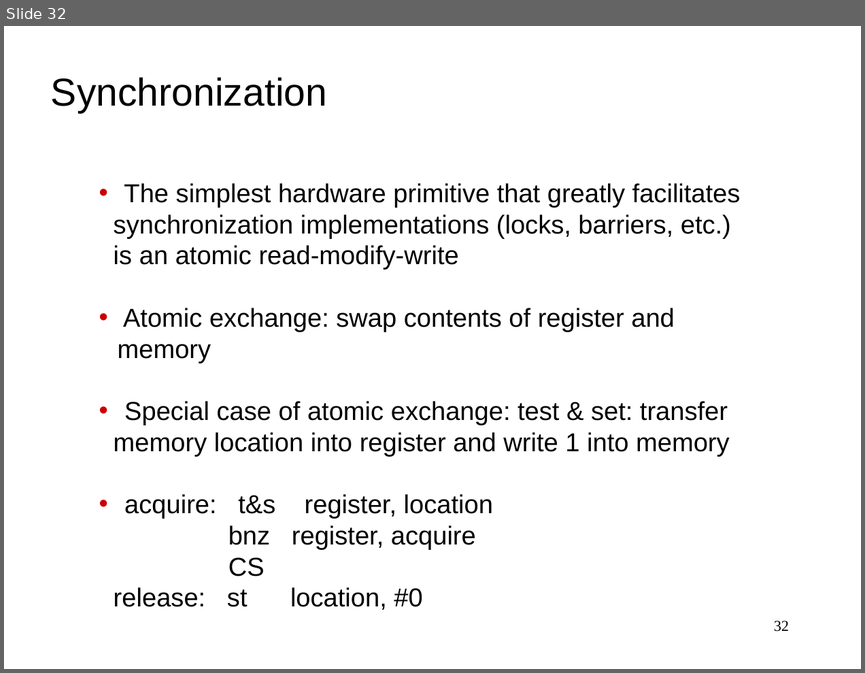
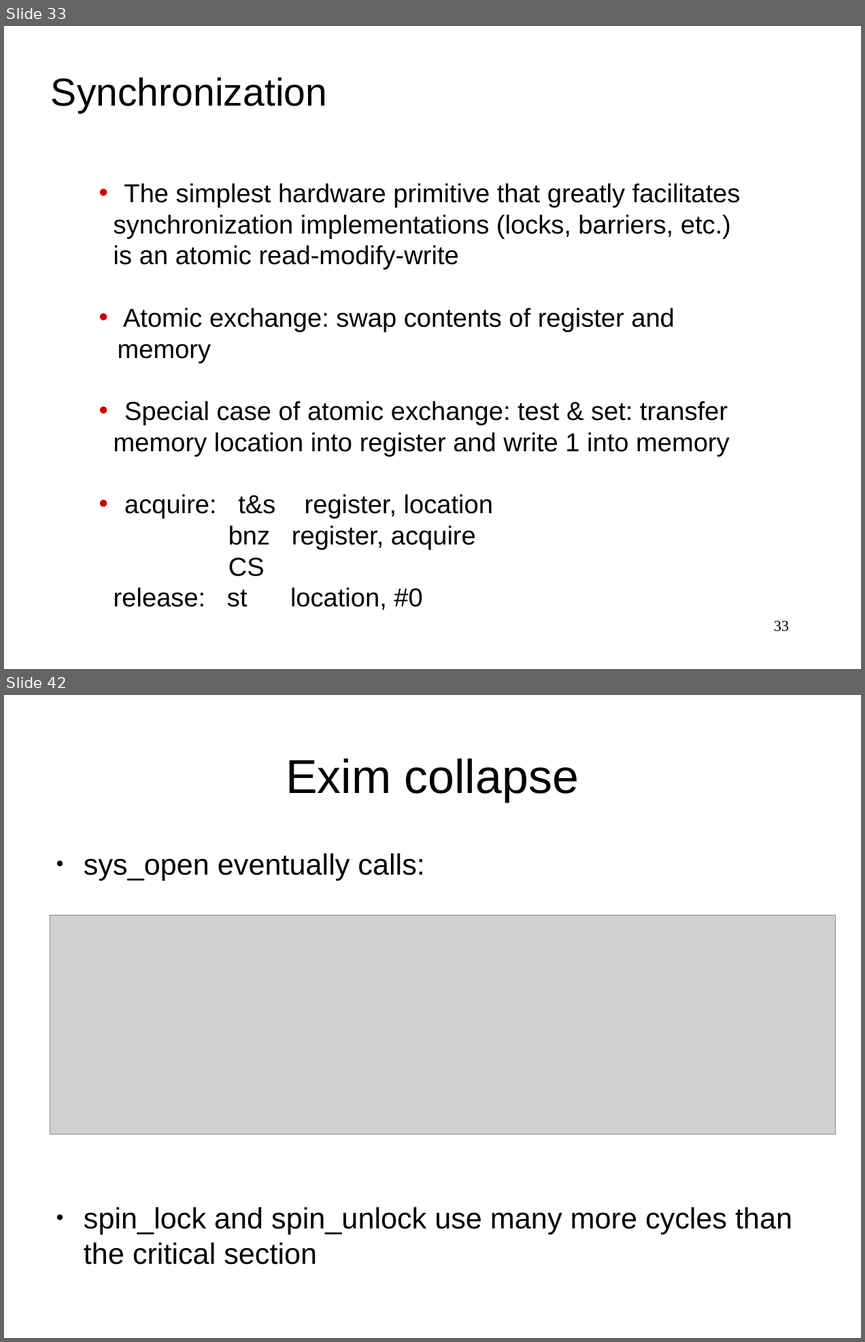
Before and after one commit to antonburtsev/cs3810, a slide deck: lectures/lecture17-cache-coherence/lecture17-cache-coherence.odp. Shown one above the other, each under a label of ours: slide 32 before the commit, slides 33 and 42 after it; the slides between them are not shown. The pictures are 865x673 and 865x1342 pixels, drawn with LibreOffice and Linux fonts; fonts in the diff are those of the drawing; grey boxes stand for pictures. Boxes give left, top, right and bottom in pixels: in the first picture for what was removed or moved away, otherwise in the second. Text is boxed around its words. In the diff, an @@ line names an element or a change of style, - is before the commit and + after.

```diff
--- a/lectures/lecture17-cache-coherence/lecture17-cache-coherence.odp
+++ b/lectures/lecture17-cache-coherence/lecture17-cache-coherence.odp
@@ slide 42 added at bbox=[4, 695, 861, 1338], background #FFFFFF @@
@@ title added at bbox=[286, 758, 579, 802], 44 pt, text #000000 @@
+Exim collapse
@@ text added at bbox=[84, 853, 792, 1264], 27.2 pt, text #000000 @@
+● sys_open eventually calls:
+● spin_lock and spin_unlock use many more cycles than the critical section
@@ picture added at bbox=[50, 915, 835, 1134] @@
@@ what was slide 32 is now slide 33 @@
@@ page number at bbox=[774, 620, 789, 631]: text changed @@
-32
+33
```
Also in this commit, not shown: 2 slides changed, 23 other slides added, 2 other files.
